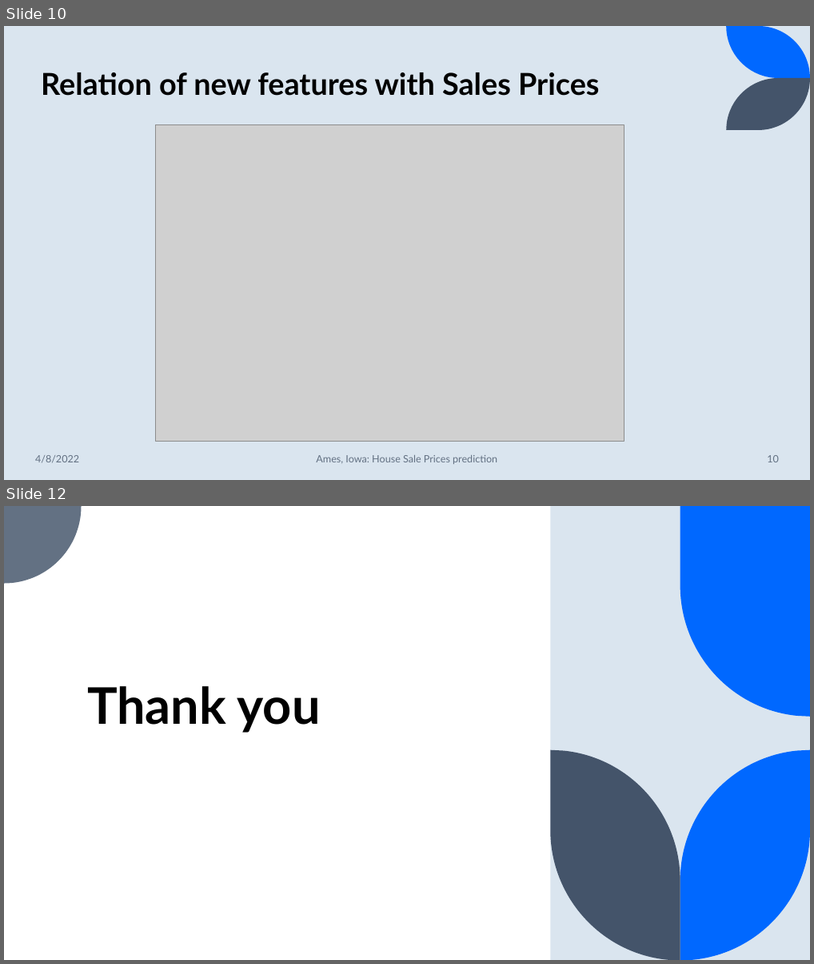
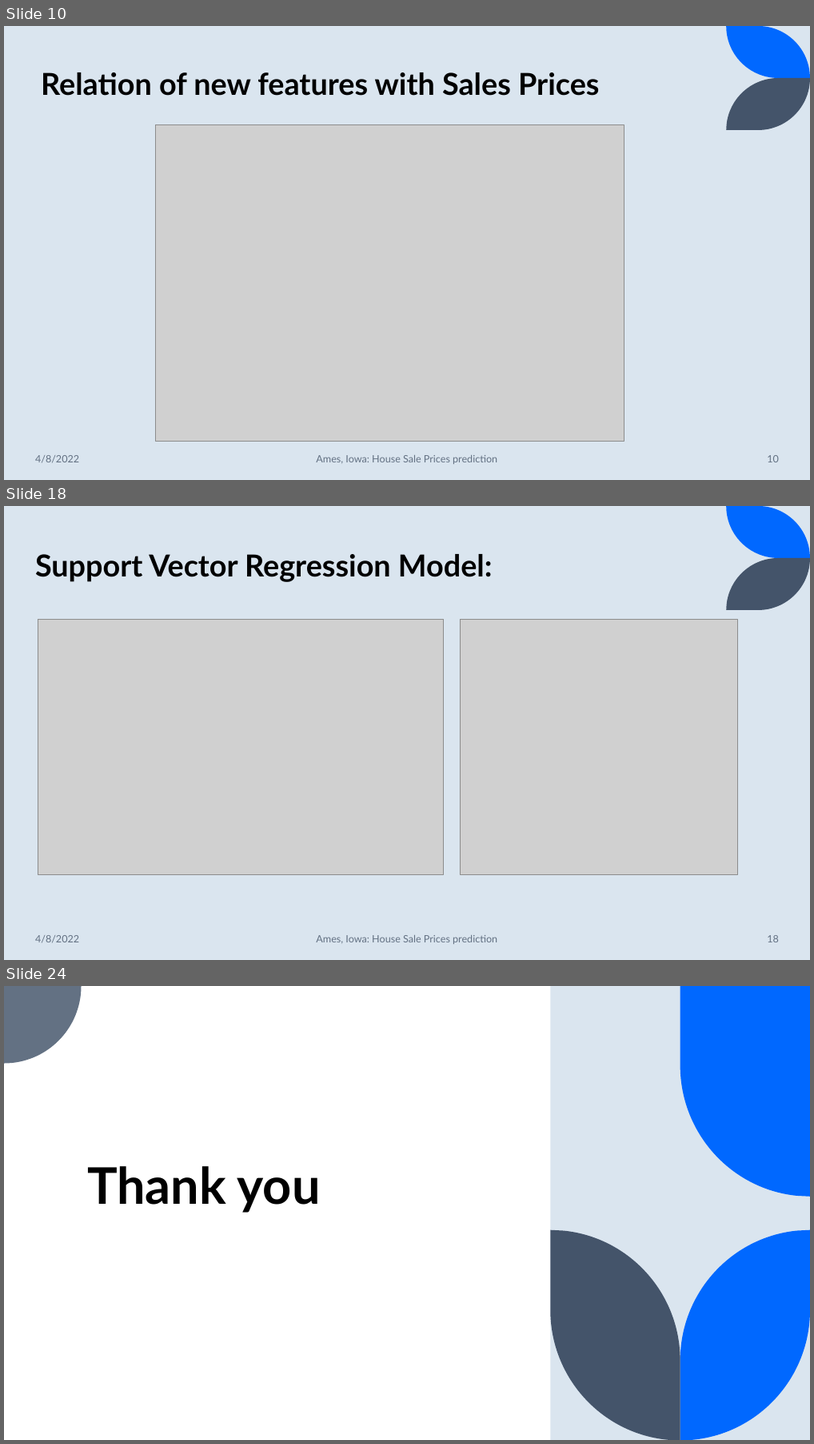
Before and after one commit to suhitasva/ML_Project, a slide deck: ML_Project.pptx. Shown one above the other, each under a label of ours: slides 10 and 12 before the commit, slides 10, 18 and 24 after it; the slides between them are not shown. The pictures are 814x964 and 814x1444 pixels, drawn with LibreOffice and Linux fonts; fonts in the diff are those of the drawing; grey boxes stand for pictures. Boxes give left, top, right and bottom in pixels: in the first picture for what was removed or moved away, otherwise in the second. Text is boxed around its words. In the diff, an @@ line names an element or a change of style, - is before the commit and + after.

```diff
--- a/ML_Project.pptx
+++ b/ML_Project.pptx
@@ slide 18 added at (x1=4, y1=506, x2=810, y2=960), background #DAE5EF; not listed: 2 template elements that a slide beside it also shows @@
@@ title added at (x1=35, y1=554, x2=493, y2=582), 36 pt, text #000000, bold @@
+Support Vector Regression Model:
@@ picture added at (x1=38, y1=619, x2=444, y2=875) @@
@@ picture added at (x1=460, y1=619, x2=738, y2=875) @@
@@ text added at (x1=35, y1=935, x2=79, y2=943), 12 pt, text #637183 @@
+4/8/2022
@@ text added at (x1=316, y1=935, x2=498, y2=944), 12 pt, text #637183 @@
+Ames, Iowa: House Sale Prices prediction
@@ page number added at (x1=767, y1=935, x2=779, y2=942), 12 pt, text #637183 @@
+18
@@ what was slide 12 is now slide 24 @@
```
Also in this commit, not shown: 12 other slides added, 1 slide removed.
